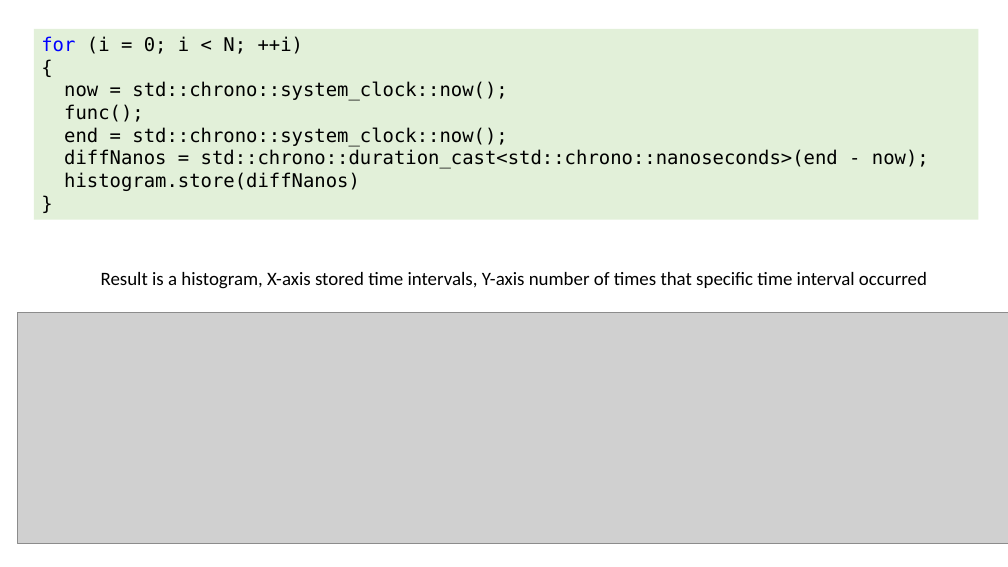
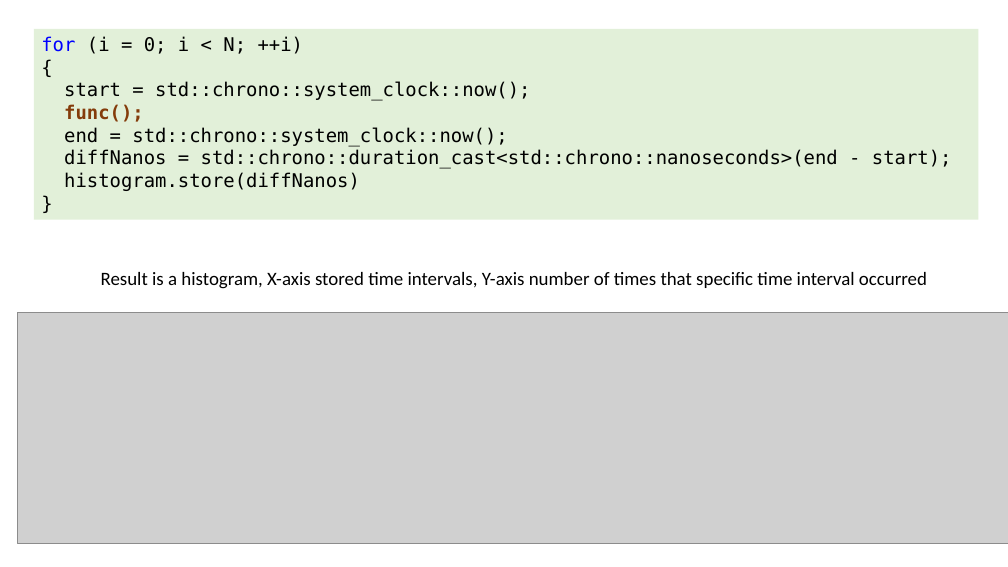
Before and after one commit to yurir-dev/histProfiler2, a slide deck: slide 2 of docs/Presentation1.pptx. Drawn at 1008x567 pixels with LibreOffice and Linux fonts; fonts in the diff are those of the drawing; grey boxes stand for pictures. Boxes give left, top, right and bottom in pixels: in the first picture for what was removed or moved away, otherwise in the second. Text is boxed around its words. In the diff, an @@ line names an element or a change of style, - is before the commit and + after.

```diff
--- a/docs/Presentation1.pptx
+++ b/docs/Presentation1.pptx
@@ text in rectangle at [64,81,530,101]: text changed @@
-now = std::chrono::system_clock::now();
+start = std::chrono::system_clock::now();
@@ text in rectangle at [64,104,144,122]: text colour #000000 to #843C0B, bold on in "func();" @@
@@ text in rectangle at [64,149,952,169]: text changed @@
-diffNanos = std::chrono::duration_cast<std::chrono::nanoseconds>(end - now);
+diffNanos = std::chrono::duration_cast<std::chrono::nanoseconds>(end - start);
```
Also in this commit, not shown: 1 other slide changed, 1 other file.
